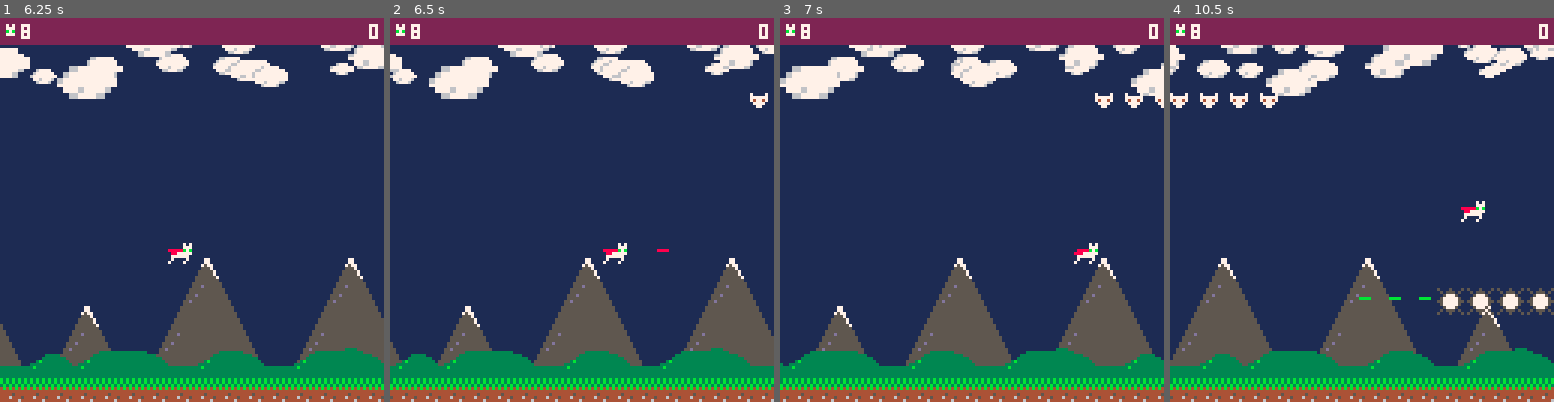
Above: before the commit, frames 1-4 (left to right).
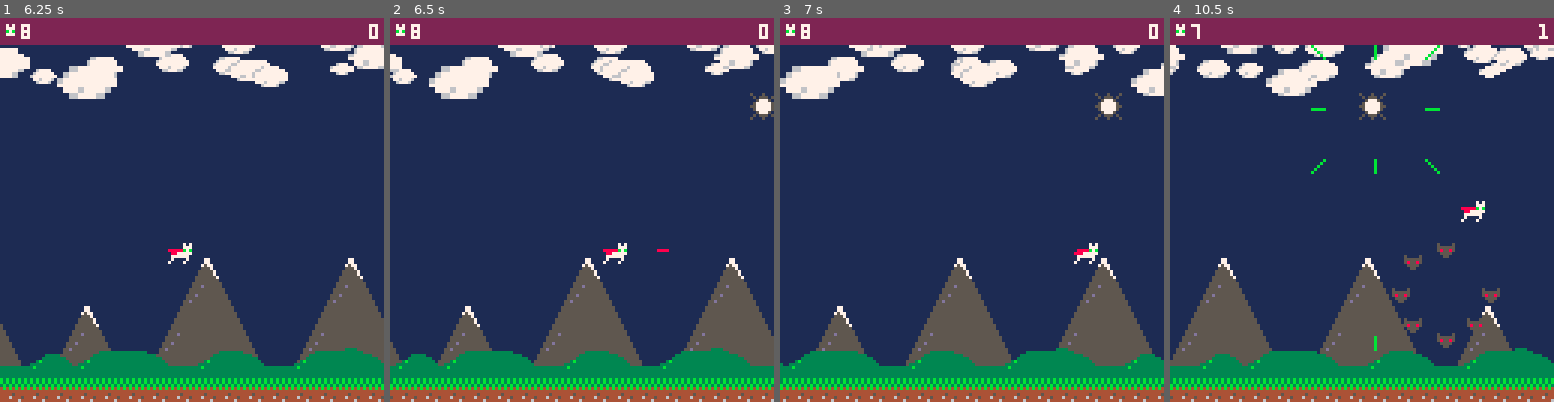
Above: after the commit, the same moments.

Repository: zothynine/picoheads
Game: PICO-8 cartridge catfight.p8
The game is run twice, just before and just after one commit, with the same random seed, the same clock (stepped at 60 frames per second) and the same inputs.
Inputs:
- Up to frame 1 (6.25 s): tap X (X key) at 0.33, 1.07, 1.85, 2.97, 4.08, 5.2 s; hold Right 1.6-2.1 s; hold Up 2.15-2.42 s; hold Right 2.47-3.03 s; hold Left 3.08-3.58 s; hold Down 3.63-3.97 s; hold Right 4.02-4.68 s; hold Up 4.73-5.03 s; hold Left 5.08-5.68 s; hold Down 5.73-6.03 s; hold Right from 6.08 s (still down)
- Up to frame 2 (6.5 s): keep holding Right; tap X (X key) at 6.32 s
- Up to frame 3 (7 s): release Right at 6.58 s; hold Right from 6.63 s (still down)
- Up to frame 4 (10.5 s): release Right at 7.13 s; hold Up 7.18-7.45 s; tap X (X key) at 7.43, 8.55, 9.67 s; hold Right 7.5-8.07 s; hold Left 8.12-8.62 s; hold Down 8.67-9 s; hold Right 9.05-9.72 s; hold Up 9.77-10.07 s; hold Left from 10.12 s (still down)

Frame 1 is identical in both runs. In frame 2, 0.3% of the frame differs, in the area x 93-100%, y 19-27%; in frame 3, 0.5%; in frame 4, 3.1%, in the area x 0-100%, y 1-87%.

Commit message:
Episode 22

Diff:
--- a/catfight.p8
+++ b/catfight.p8
@@ -66,12 +66,13 @@
   shots={}
 
   enemy_types={
-    mouse={s={22,0,6,5}},
-    rat={s={16,0,6,5},shots={iv=2}},
-    flea={s={46,0,9,9},shots={iv=1}},
+    mouse={name="mouse",s={22,0,6,5}},
+    rat={name="rat",s={16,0,6,5},shots={iv=2}},
+    flea={name="flea",s={46,0,9,9},shots={iv=1}},
   }
 
   swarms={
+    single={{0,0}},
     line4={{0,0},{10,0},{20,0},{30,0}},
     line6={{0,0},{10,0},{20,0},{30,0},{40,0},{50,0}},
     stack3={{0,0},{0,10},{0,-10}},
@@ -84,123 +85,125 @@
   levels={
     {
       {tim="0:3:0",
-        swarm=swarms.line4,
-        e_type=enemy_types.mouse,
+        swarm=swarms.single,
+        e_type=enemy_types.flea,
         path="linear",
         x=127,
         y=25,
         count=#swarms.line4,
         dirty=false,
         health=2,
-        enemies={}},
+        enemies={},
+        stop=64},
       {tim="0:6:0",
-        swarm=swarms.line4,
-        e_type=enemy_types.flea,
+        swarm=swarms.circle,
+        e_type=enemy_types.rat,
         path="linear",
         x=127,
         y=90,
-        count=#swarms.line4,
-        dirty=false,
-        enemies={}},
-      {tim="0:9:0",
-        swarm=swarms.line4,
-        e_type=enemy_types.mouse,
-        path="linear",
-        x=127,
-        y=40,
-        count=#swarms.line4,
-        dirty=false,
-        enemies={}},
-      {tim="0:9:0",
-        swarm=swarms.line4,
-        e_type=enemy_types.mouse,
-        path="linear",
-        x=127,
-        y=80,
-        count=#swarms.line4,
-        dirty=false,
-        enemies={}},
-      {tim="0:11:0",
-        swarm=swarms.tri_s,
-        e_type=enemy_types.mouse,
-        path="linear",
-        x=127,
-        y=60,
-        count=#swarms.tri_s,
-        dirty=false,
-        enemies={}},
-      {tim="0:15:0",
-        swarm=swarms.circle,
-        e_type=enemy_types.rat,
-        path="linear",
-        x=128,
-        y=60,
         count=swarms.circle.n,
         dirty=false,
-        enemies={}},
-      {tim="0:15:0",
-        swarm=swarms.line6,
-        e_type=enemy_types.rat,
-        path="wave",
-        x=128,
-        y=30,
-        count=#swarms.line6,
-        dirty=false,
-        enemies={}},
-      {tim="0:15:0",
-        swarm=swarms.line6,
-        e_type=enemy_types.rat,
-        path="wave",
-        x=128,
-        y=90,
-        count=#swarms.line6,
-        dirty=false,
-        enemies={}},
-      {tim="0:30:0",
-        swarm=swarms.line6,
-        e_type=enemy_types.mouse,
-        path="slope",
-        x=128,
-        y=25,
-        count=#swarms.line6,
-        dirty=false,
-        enemies={}},
-      {tim="0:36:0",
-        swarm=swarms.tri_s,
-        e_type=enemy_types.mouse,
-        path="circle",
-        x=128,
-        y=40,
-        count=#swarms.tri_s,
-        dirty=false,
-        enemies={}},
-      {tim="0:42:0",
-        swarm=swarms.stack3,
-        e_type=enemy_types.mouse,
-        path="linear",
-        x=128,
-        y=60,
-        count=#swarms.stack3,
-        dirty=false,
-        enemies={}},
-      {tim="0:42:30",
-        swarm=swarms.stack5,
-        e_type=enemy_types.rat,
-        path="linear",
-        x=128,
-        y=60,
-        count=#swarms.stack5,
-        dirty=false,
-        enemies={}},
-      {tim="0:45:0",
-        swarm=swarms.circle,
-        e_type=enemy_types.rat,
-        path="linear",
-        x=128,
-        y=60,
-        count=swarms.circle.n,
-        dirty=false,
-        enemies={}}
+        enemies={},
+        stop=70},
+      -- {tim="0:9:0",
+      --   swarm=swarms.line4,
+      --   e_type=enemy_types.mouse,
+      --   path="linear",
+      --   x=127,
+      --   y=40,
+      --   count=#swarms.line4,
+      --   dirty=false,
+      --   enemies={}},
+      -- {tim="0:9:0",
+      --   swarm=swarms.line4,
+      --   e_type=enemy_types.mouse,
+      --   path="linear",
+      --   x=127,
+      --   y=80,
+      --   count=#swarms.line4,
+      --   dirty=false,
+      --   enemies={}},
+      -- {tim="0:11:0",
+      --   swarm=swarms.tri_s,
+      --   e_type=enemy_types.mouse,
+      --   path="linear",
+      --   x=127,
+      --   y=60,
+      --   count=#swarms.tri_s,
+      --   dirty=false,
+      --   enemies={}},
+      -- {tim="0:15:0",
+      --   swarm=swarms.circle,
+      --   e_type=enemy_types.rat,
+      --   path="linear",
+      --   x=128,
+      --   y=60,
+      --   count=swarms.circle.n,
+      --   dirty=false,
+      --   enemies={}},
+      -- {tim="0:15:0",
+      --   swarm=swarms.line6,
+      --   e_type=enemy_types.rat,
+      --   path="wave",
+      --   x=128,
+      --   y=30,
+      --   count=#swarms.line6,
+      --   dirty=false,
+      --   enemies={}},
+      -- {tim="0:15:0",
+      --   swarm=swarms.line6,
+      --   e_type=enemy_types.rat,
+      --   path="wave",
+      --   x=128,
+      --   y=90,
+      --   count=#swarms.line6,
+      --   dirty=false,
+      --   enemies={}},
+      -- {tim="0:30:0",
+      --   swarm=swarms.line6,
+      --   e_type=enemy_types.mouse,
+      --   path="slope",
+      --   x=128,
+      --   y=25,
+      --   count=#swarms.line6,
+      --   dirty=false,
+      --   enemies={}},
+      -- {tim="0:36:0",
+      --   swarm=swarms.tri_s,
+      --   e_type=enemy_types.mouse,
+      --   path="circle",
+      --   x=128,
+      --   y=40,
+      --   count=#swarms.tri_s,
+      --   dirty=false,
+      --   enemies={}},
+      -- {tim="0:42:0",
+      --   swarm=swarms.stack3,
+      --   e_type=enemy_types.mouse,
+      --   path="linear",
+      --   x=128,
+      --   y=60,
+      --   count=#swarms.stack3,
+      --   dirty=false,
+      --   enemies={}},
+      -- {tim="0:42:30",
+      --   swarm=swarms.stack5,
+      --   e_type=enemy_types.rat,
+      --   path="linear",
+      --   x=128,
+      --   y=60,
+      --   count=#swarms.stack5,
+      --   dirty=false,
+      --   enemies={}},
+      -- {tim="0:45:0",
+      --   swarm=swarms.circle,
+      --   e_type=enemy_types.rat,
+      --   path="linear",
+      --   x=128,
+      --   y=60,
+      --   count=swarms.circle.n,
+      --   dirty=false,
+      --   enemies={}}
     }
   }
 
@@ -490,7 +493,8 @@
     local _shot=shots[i]
     local _x=_shot.x
 
-    _shot.x-=2
+    _shot.x+=_shot.dx
+    _shot.y+=_shot.dy
 
     -- delete shot when out of bounds
     if (_x+_shot.w<0) del(shots,_shot)
@@ -579,7 +583,9 @@
         if (not _dirty and _w.x>70) _w.x-=0.5
         _e.x=_w.x+_w.swarm.r*cos(_e.a)
         _e.y=_w.y+_w.swarm.r*sin(_e.a)
-        if _w.x<=70 then
+
+        if _w.x<=_w.stop then
+          _w.stopped=true
           _e.a+=0.01
           _e.x=_w.x+_w.swarm.r*cos(_e.a)
           _e.y=_w.y+_w.swarm.r*sin(_e.a)
@@ -588,8 +594,13 @@
         if _e.x+_e.w<0 then
           delete_enemy(_w,_e)
         end
-        if (not _dirty) _w.x-=0.5
-        _e.x=_w.x+_w.swarm[_e.si][1]
+
+        if _w.stop and _w.x >= _w.stop then
+          if (not _dirty) _w.x-=0.5
+          _e.x=_w.x+_w.swarm[_e.si][1]
+        elseif _w.stop and _w.x < _w.stop then
+          _w.stopped=true
+        end
       elseif _w.path=="wave" then
         if (_e.x+_e.w<0) delete_enemy(_w,_e)
         if (not _dirty) _w.x-=0.5
@@ -615,13 +626,26 @@
       end
 
       if _w.e_type.shots then
-        if tim.game.s%_w.e_type.shots.iv==0
-          and tim.game.f==0
-          and _e.x < 128-_e.w then
-          add(shots,{x=_e.x,y=_e.y+3,w=3,h=1})
+        if (_w.stop and _w.stopped)
+          or not _w.stop then
+          if tim.game.s%_w.e_type.shots.iv==0
+            and tim.game.f==0
+            and _e.x < 128-_e.w then
+            if _w.e_type.name=="flea" then
+              add(shots,{x=_e.x+5,y=_e.y+5,w=4,h=1,dx=-1,dy=0})
+              add(shots,{x=_e.x+5,y=_e.y+5,w=4,h=1,dx=-1,dy=-1})
+              add(shots,{x=_e.x+5,y=_e.y+5,w=4,h=1,dx=0,dy=-1})
+              add(shots,{x=_e.x+5,y=_e.y+5,w=4,h=1,dx=1,dy=-1})
+              add(shots,{x=_e.x+5,y=_e.y+5,w=4,h=1,dx=1,dy=0})
+              add(shots,{x=_e.x+5,y=_e.y+5,w=4,h=1,dx=1,dy=1})
+              add(shots,{x=_e.x+5,y=_e.y+5,w=4,h=1,dx=0,dy=1})
+              add(shots,{x=_e.x+5,y=_e.y+5,w=4,h=1,dx=-1,dy=1})
+            else
+              add(shots,{x=_e.x,y=_e.y+4,w=3,h=1,dx=-1,dy=0})
+            end
+          end
         end
       end
-
       if collision(_e,ascii.hitbox) then
         ascii_hit()
       end
@@ -760,10 +784,13 @@
   end
 
   for i=1,#shots do
-    local _x=shots[i].x
-    local _y=shots[i].y
-    local _w=shots[i].w
-    line(_x,_y,_x+_w,_y,11)
+    local _s=shots[i]
+    local _x=_s.x
+    local _y=_s.y
+    local _dx=_s.dx
+    local _dy=_s.dy
+    local _w=_s.w
+    line(_x,_y,_x+(_dx*_w),_y+(_dy*_w),11)
   end
 end
 
@@ -848,8 +875,8 @@
   rectfill(0,0,127,127,1)
   draw_map()
   foreach(clouds,draw_cloud)
-
   draw_ascii()
+  draw_shots()
 
   for i=1,#enemy_waves do
     local _w=enemy_waves[i]
@@ -862,7 +889,6 @@
     end
   end
 
-  draw_shots()
   draw_infobar()
   foreach(powerups, draw_pwrups)
 end
